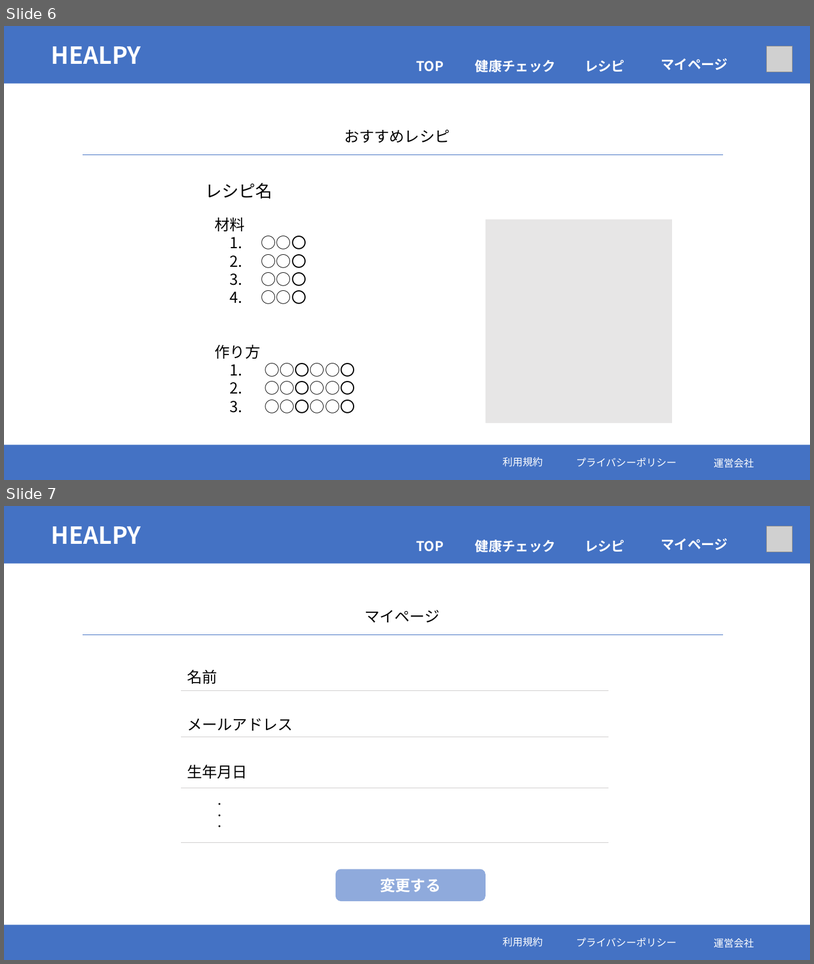
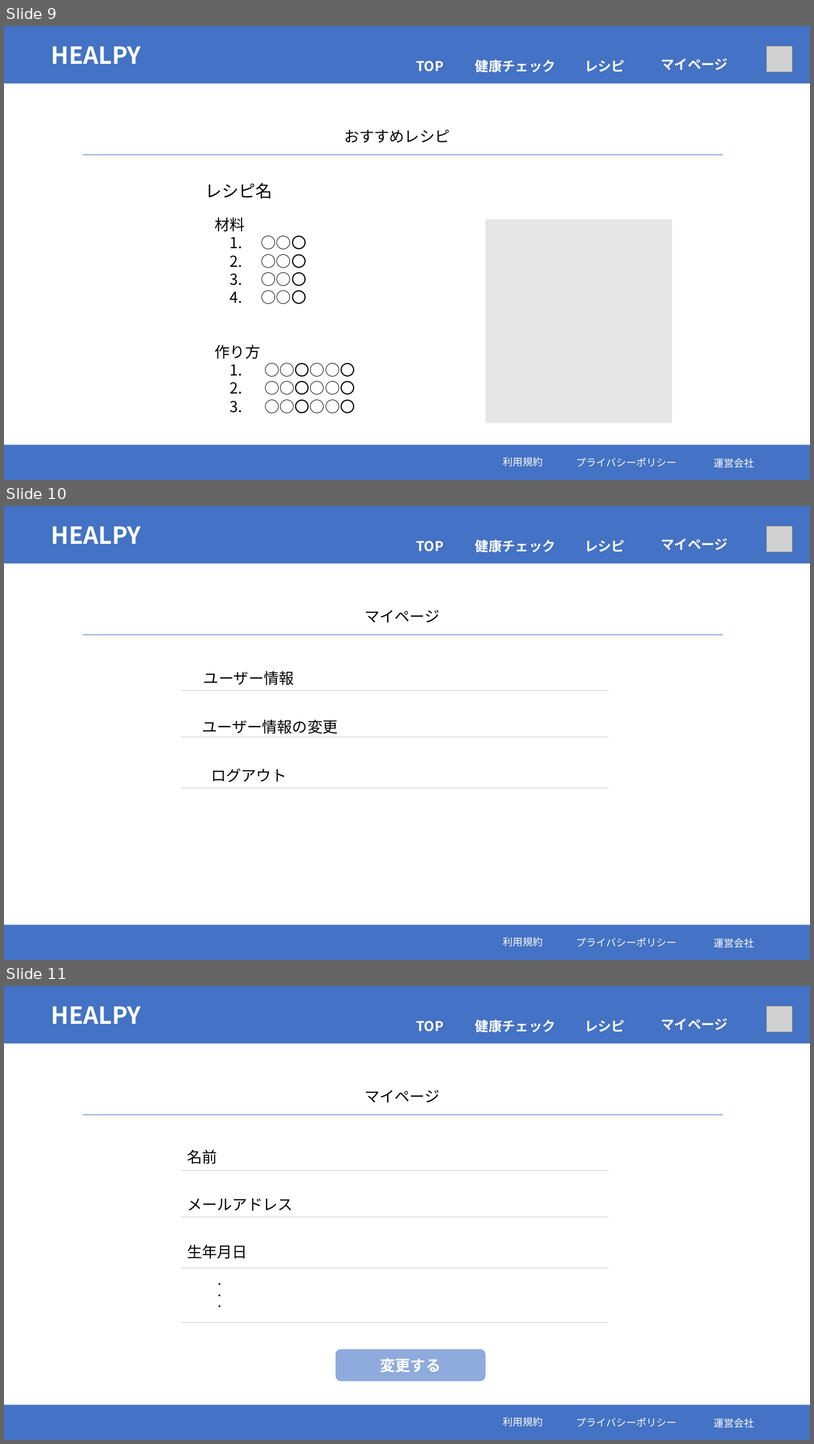
Before and after one commit to sss-sr2021/OTOME, a slide deck: 詳細設計/画面設計.pptx. Shown one above the other, each under a label of ours: slides 6 and 7 before the commit, slides 9, 10 and 11 after it. The pictures are 814x964 and 814x1444 pixels, drawn with LibreOffice and Linux fonts; fonts in the diff are those of the drawing; grey boxes stand for pictures. Boxes give left, top, right and bottom in pixels: in the first picture for what was removed or moved away, otherwise in the second. Text is boxed around its words. In the diff, an @@ line names an element or a change of style, - is before the commit and + after.

Commit message:
変更

```diff
--- a/詳細設計/画面設計.pptx
+++ b/詳細設計/画面設計.pptx
@@ slide 10 added at <box>4,506,810,960</box>, background #FFFFFF @@
@@ rectangle added at <box>4,506,810,564</box>, fill #4472C4 @@
@@ text added at <box>51,526,141,544</box>, 28 pt, text #FFFFFF, bold @@
+HEALPY
@@ text added at <box>417,541,444,552</box>, 16 pt, text #FFFFFF, bold @@
+TOP
@@ text added at <box>476,540,556,552</box>, 16 pt, text #FFFFFF, bold @@
+健康チェック
@@ text added at <box>585,540,625,552</box>, 16 pt, text #FFFFFF, bold @@
+レシピ
@@ text added at <box>661,538,728,550</box>, 16 pt, text #FFFFFF, bold @@
+マイページ
@@ picture added at <box>767,526,794,552</box> @@
@@ text added at <box>365,610,440,622</box>, 18 pt, text #000000 @@
+マイページ
@@ line added from (83, 635) to (724, 635), #4472C4 0.5 pt @@
@@ text added at <box>204,670,294,685</box>, 18 pt, text #000000 @@
+ユーザー情報
@@ line added from (181, 691) to (609, 691), #D0CECE 0.5 pt @@
@@ text added at <box>202,719,338,733</box>, 18 pt, text #000000 @@
+ユーザー情報の変更
@@ line added from (181, 736) to (609, 736), #D0CECE 0.5 pt @@
@@ text added at <box>211,768,287,782</box>, 18 pt, text #000000 @@
+ログアウト
@@ line added from (181, 787) to (609, 787), #D0CECE 0.5 pt @@
@@ rectangle added at <box>4,925,810,960</box>, fill #4472C4 @@
@@ text added at <box>503,937,543,946</box>, 12 pt, text #FFFFFF @@
+利用規約
@@ text added at <box>576,937,677,946</box>, 12 pt, text #FFFFFF @@
+プライバシーポリシー
@@ text added at <box>714,938,754,948</box>, 12 pt, text #FFFFFF @@
+運営会社
@@ what was slide 6 is now slide 9 @@
@@ what was slide 7 is now slide 11 @@
```
Also in this commit, not shown: 2 slides changed, 3 other slides added, 1 other file.
